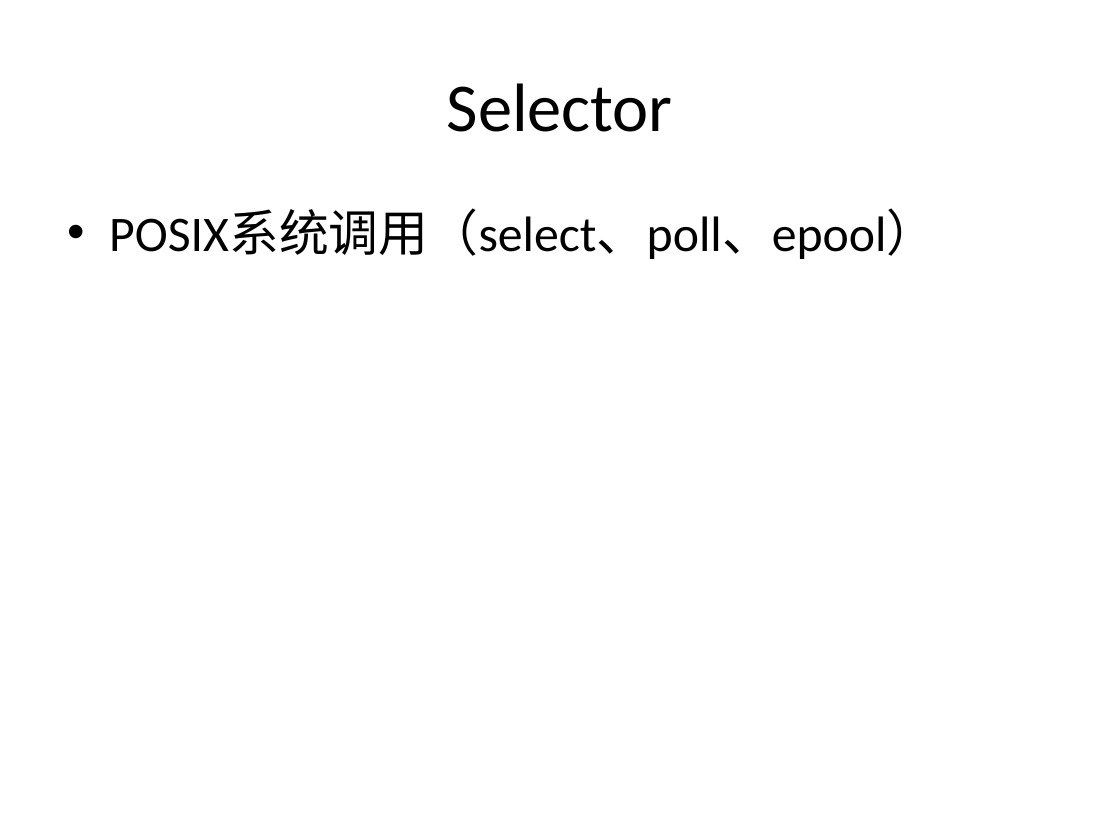
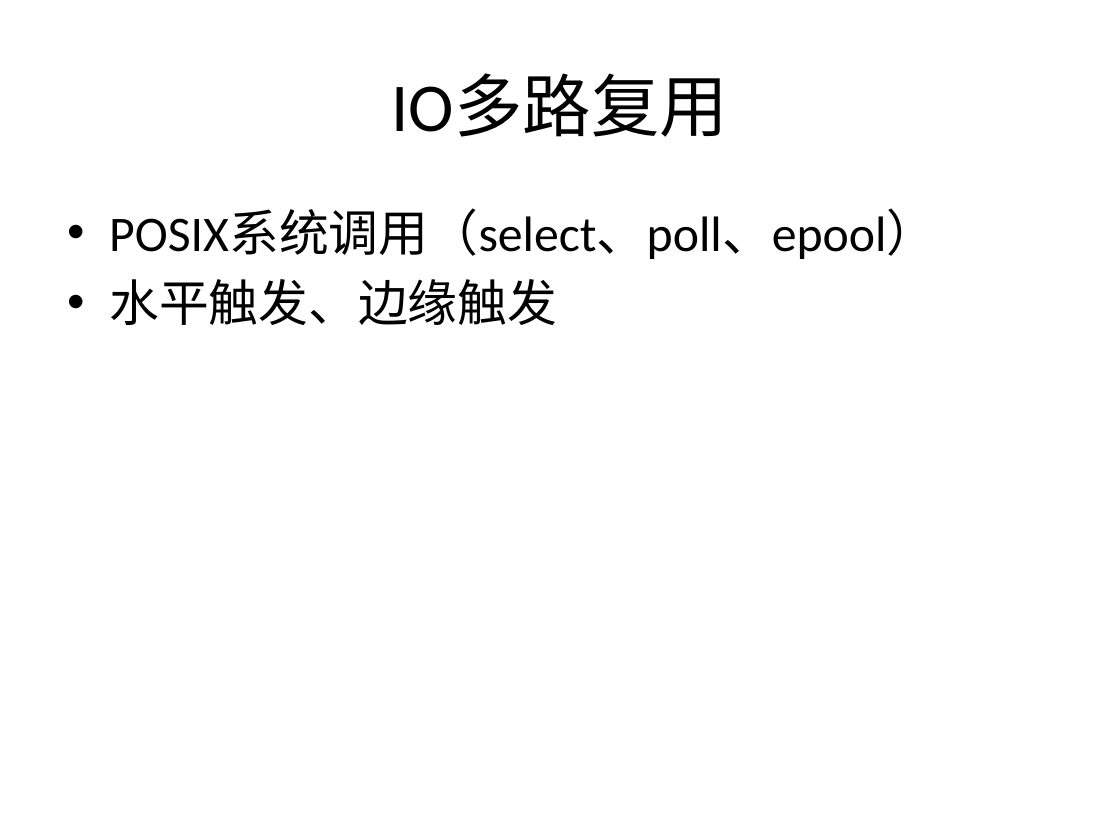
Before and after one commit to guhanjie/Knowledge-sharing, a slide deck: slide 43 of 扒一扒Java IO那些事儿.pptx (slide 42 before the commit). Drawn at 1120x840 pixels with LibreOffice and Linux fonts; fonts in the diff are those of the drawing. Boxes give left, top, right and bottom in pixels: in the first picture for what was removed or moved away, otherwise in the second. Text is boxed around its words. In the diff, an @@ line names an element or a change of style, - is before the commit and + after.

```diff
--- a/扒一扒Java IO那些事儿.pptx
+++ b/扒一扒Java IO那些事儿.pptx
@@ title at [392,74,728,137]: text changed @@
-Selector
+IO多路复用
@@ text at [109,279,557,325]: paragraph added @@
+• 水平触发、边缘触发
```
Also in this commit, not shown: 3 other slides changed, 3 slides added, 1 slide removed.
